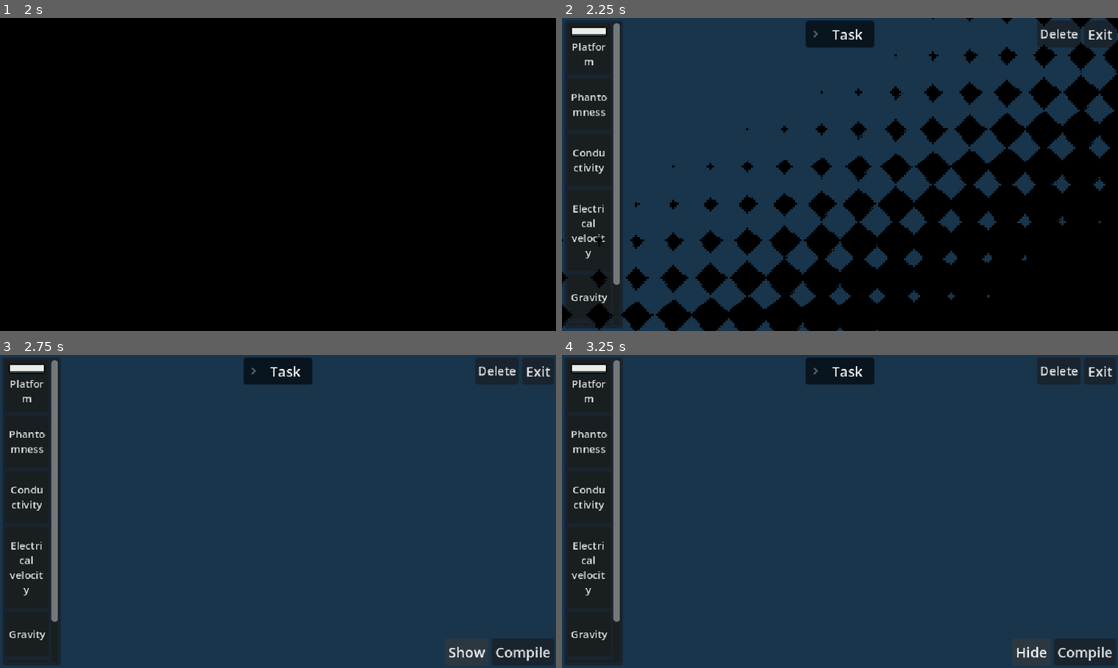
Above: before the commit, frames 1-4 (two rows, left to right).
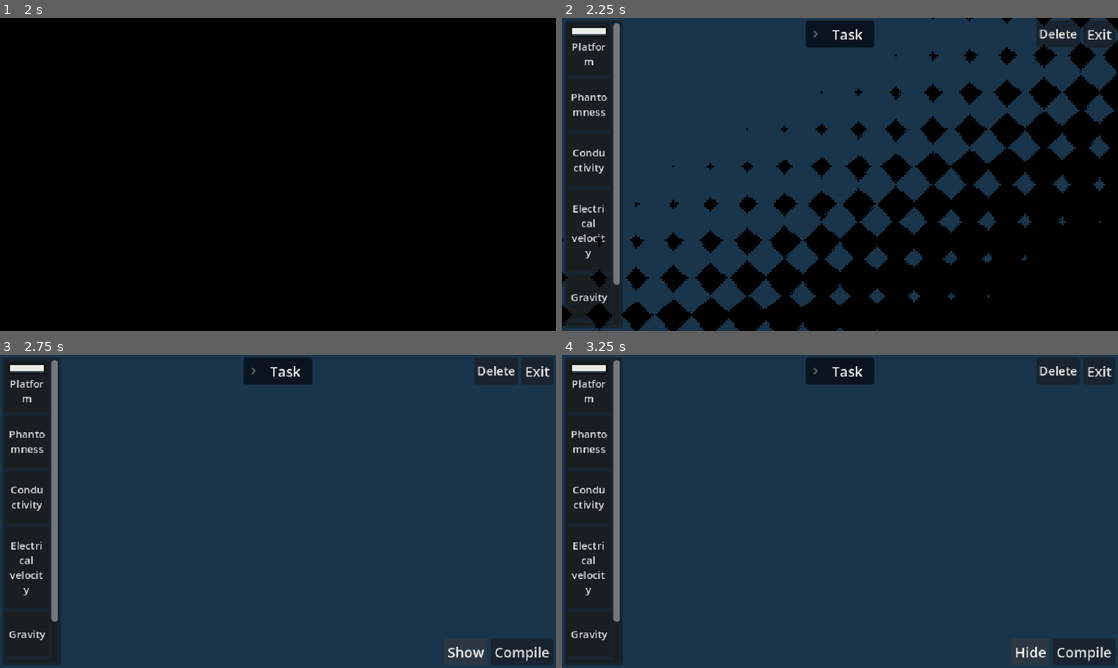
Above: after the commit, the same moments.

Repository: Chebrbober/nightmare-protocol
Game: Godot game, scene res://scenes/main_menu.tscn
Same seed, same stepped clock (60 frames per second), same inputs: the game is played once before the commit and once after it.
Inputs:
- Up to frame 1 (2 s): click "Start" at 0.5 s; click "Start" at 1.25 s
- Up to frame 2 (2.25 s): click "Hide" at 2 s
- Up to frame 3 (2.75 s): no input
- Up to frame 4 (3.25 s): click "Show" at 2.75 s

Frame 1 is identical in both runs. In frame 2, 0.2% of the frame differs, in the area x 85-99%, y 3-10%; in frame 3, 0.5%, in the area x 80-100%, y 3-98%; in frame 4, 0.5%.

Commit message:
Implement camera system
you can zoom in/out, and move right/left/up/down.

Diff:
--- a/project.godot
+++ b/project.godot
@@ -34,6 +34,45 @@
 
 common/snap_controls_to_pixels=false
 
+[input]
+
+zoom_in={
+"deadzone": 0.2,
+"events": [Object(InputEventMouseButton,"resource_local_to_scene":false,"resource_name":"","device":-1,"window_id":0,"alt_pressed":false,"shift_pressed":false,"ctrl_pressed":false,"meta_pressed":false,"button_mask":0,"position":Vector2(0, 0),"global_position":Vector2(0, 0),"factor":1.0,"button_index":4,"canceled":false,"pressed":false,"double_click":false,"script":null)
+, Object(InputEventKey,"resource_local_to_scene":false,"resource_name":"","device":-1,"window_id":0,"alt_pressed":false,"shift_pressed":false,"ctrl_pressed":true,"meta_pressed":false,"pressed":false,"keycode":0,"physical_keycode":61,"key_label":0,"unicode":61,"location":0,"echo":false,"script":null)
+]
+}
+zoom_out={
+"deadzone": 0.2,
+"events": [Object(InputEventMouseButton,"resource_local_to_scene":false,"resource_name":"","device":-1,"window_id":0,"alt_pressed":false,"shift_pressed":false,"ctrl_pressed":false,"meta_pressed":false,"button_mask":0,"position":Vector2(0, 0),"global_position":Vector2(0, 0),"factor":1.0,"button_index":5,"canceled":false,"pressed":false,"double_click":false,"script":null)
+, Object(InputEventKey,"resource_local_to_scene":false,"resource_name":"","device":-1,"window_id":0,"alt_pressed":false,"shift_pressed":false,"ctrl_pressed":true,"meta_pressed":false,"pressed":false,"keycode":0,"physical_keycode":45,"key_label":0,"unicode":45,"location":0,"echo":false,"script":null)
+]
+}
+move_left={
+"deadzone": 0.2,
+"events": [Object(InputEventMouseButton,"resource_local_to_scene":false,"resource_name":"","device":-1,"window_id":0,"alt_pressed":false,"shift_pressed":false,"ctrl_pressed":false,"meta_pressed":false,"button_mask":0,"position":Vector2(0, 0),"global_position":Vector2(0, 0),"factor":1.0,"button_index":6,"canceled":false,"pressed":false,"double_click":false,"script":null)
+, Object(InputEventKey,"resource_local_to_scene":false,"resource_name":"","device":-1,"window_id":0,"alt_pressed":false,"shift_pressed":false,"ctrl_pressed":false,"meta_pressed":false,"pressed":false,"keycode":0,"physical_keycode":65,"key_label":0,"unicode":97,"location":0,"echo":false,"script":null)
+]
+}
+move_right={
+"deadzone": 0.2,
+"events": [Object(InputEventMouseButton,"resource_local_to_scene":false,"resource_name":"","device":-1,"window_id":0,"alt_pressed":false,"shift_pressed":false,"ctrl_pressed":false,"meta_pressed":false,"button_mask":0,"position":Vector2(0, 0),"global_position":Vector2(0, 0),"factor":1.0,"button_index":7,"canceled":false,"pressed":false,"double_click":false,"script":null)
+, Object(InputEventKey,"resource_local_to_scene":false,"resource_name":"","device":-1,"window_id":0,"alt_pressed":false,"shift_pressed":false,"ctrl_pressed":false,"meta_pressed":false,"pressed":false,"keycode":0,"physical_keycode":68,"key_label":0,"unicode":100,"location":0,"echo":false,"script":null)
+]
+}
+move_up={
+"deadzone": 0.2,
+"events": [Object(InputEventMouseButton,"resource_local_to_scene":false,"resource_name":"","device":-1,"window_id":0,"alt_pressed":false,"shift_pressed":false,"ctrl_pressed":true,"meta_pressed":false,"button_mask":0,"position":Vector2(0, 0),"global_position":Vector2(0, 0),"factor":1.0,"button_index":4,"canceled":false,"pressed":false,"double_click":false,"script":null)
+, Object(InputEventKey,"resource_local_to_scene":false,"resource_name":"","device":-1,"window_id":0,"alt_pressed":false,"shift_pressed":false,"ctrl_pressed":false,"meta_pressed":false,"pressed":false,"keycode":0,"physical_keycode":87,"key_label":0,"unicode":119,"location":0,"echo":false,"script":null)
+]
+}
+move_down={
+"deadzone": 0.2,
+"events": [Object(InputEventMouseButton,"resource_local_to_scene":false,"resource_name":"","device":-1,"window_id":0,"alt_pressed":false,"shift_pressed":false,"ctrl_pressed":true,"meta_pressed":false,"button_mask":0,"position":Vector2(0, 0),"global_position":Vector2(0, 0),"factor":1.0,"button_index":5,"canceled":false,"pressed":false,"double_click":false,"script":null)
+, Object(InputEventKey,"resource_local_to_scene":false,"resource_name":"","device":-1,"window_id":0,"alt_pressed":false,"shift_pressed":false,"ctrl_pressed":false,"meta_pressed":false,"pressed":false,"keycode":0,"physical_keycode":83,"key_label":0,"unicode":115,"location":0,"echo":false,"script":null)
+]
+}
+
 [physics]
 
 3d/physics_engine="Jolt Physics"
--- a/scenes/game.tscn
+++ b/scenes/game.tscn
@@ -5,6 +5,7 @@
 [ext_resource type="ButtonGroup" uid="uid://beto6fx5kvc4n" path="res://resources/spawn_button_group.tres" id="2_lnu2h"]
 [ext_resource type="Script" uid="uid://dmwuurve8dpma" path="res://scripts/attribute_button.gd" id="2_yqjtg"]
 [ext_resource type="PackedScene" uid="uid://q0aycjrein5m" path="res://scenes/task.tscn" id="5_iywne"]
+[ext_resource type="Script" uid="uid://bd31llka5ay6u" path="res://scripts/camera_2d.gd" id="6_p57ef"]
 
 [sub_resource type="CanvasTexture" id="CanvasTexture_8cj0n"]
 
@@ -25,28 +26,27 @@
 mouse_filter = 1
 script = ExtResource("1_uwrxv")
 
-[node name="TextureRect" type="TextureRect" parent="." unique_id=1469479735]
+[node name="BackgroundLayer" type="CanvasLayer" parent="." unique_id=748200610]
+layer = -1
+
+[node name="TextureRect" type="TextureRect" parent="BackgroundLayer" unique_id=1469479735]
 modulate = Color(0.09415329, 0.20891497, 0.2986514, 1)
-layout_mode = 1
 anchors_preset = 15
 anchor_right = 1.0
 anchor_bottom = 1.0
+offset_left = -444.0
+offset_top = -333.0
+offset_right = 457.0
+offset_bottom = 361.0
 grow_horizontal = 2
 grow_vertical = 2
+mouse_filter = 2
 texture = SubResource("CanvasTexture_8cj0n")
 
-[node name="SpawnArea" type="Area2D" parent="." unique_id=1208177727]
-disable_mode = 1
-collision_layer = 2
-collision_mask = 0
+[node name="UILayer" type="CanvasLayer" parent="." unique_id=748200611]
+layer = 2
 
-[node name="CollisionShape2D" type="CollisionShape2D" parent="SpawnArea" unique_id=865046939]
-position = Vector2(321, 180)
-shape = SubResource("RectangleShape2D_lnu2h")
-
-[node name="MarginContainer" type="MarginContainer" parent="." unique_id=374527495]
-z_index = 3
-layout_mode = 1
+[node name="MarginContainer" type="MarginContainer" parent="UILayer" unique_id=374527495]
 anchors_preset = 15
 anchor_right = 1.0
 anchor_bottom = 1.0
@@ -57,16 +57,16 @@
 theme_override_constants/margin_right = 3
 theme_override_constants/margin_bottom = 3
 
-[node name="HBoxContainer" type="HBoxContainer" parent="MarginContainer" unique_id=372727147]
+[node name="HBoxContainer" type="HBoxContainer" parent="UILayer/MarginContainer" unique_id=372727147]
 layout_mode = 2
 size_flags_horizontal = 8
 size_flags_vertical = 0
 
-[node name="Panel" type="Panel" parent="MarginContainer/HBoxContainer" unique_id=1529659618]
+[node name="Panel" type="Panel" parent="UILayer/MarginContainer/HBoxContainer" unique_id=1529659618]
 custom_minimum_size = Vector2(50, 0)
 layout_mode = 2
 
-[node name="Delete" type="MenuButton" parent="MarginContainer/HBoxContainer/Panel" unique_id=566725087]
+[node name="Delete" type="MenuButton" parent="UILayer/MarginContainer/HBoxContainer/Panel" unique_id=566725087]
 layout_mode = 1
 anchors_preset = 15
 anchor_right = 1.0
@@ -79,53 +79,53 @@
 switch_on_hover = true
 script = ExtResource("2_iywne")
 
-[node name="Exit" type="Button" parent="MarginContainer/HBoxContainer" unique_id=1011461480]
+[node name="Exit" type="Button" parent="UILayer/MarginContainer/HBoxContainer" unique_id=1011461480]
 layout_mode = 2
 size_flags_horizontal = 8
 size_flags_vertical = 0
 text = "Exit"
 
-[node name="HBoxContainer2" type="HBoxContainer" parent="MarginContainer" unique_id=449917444]
+[node name="HBoxContainer2" type="HBoxContainer" parent="UILayer/MarginContainer" unique_id=449917444]
 layout_mode = 2
 size_flags_horizontal = 8
 size_flags_vertical = 8
 
-[node name="Hide" type="Button" parent="MarginContainer/HBoxContainer2" unique_id=412296332]
+[node name="Hide" type="Button" parent="UILayer/MarginContainer/HBoxContainer2" unique_id=412296332]
 unique_name_in_owner = true
 layout_mode = 2
 size_flags_horizontal = 4
 text = "Hide"
 
-[node name="Compile" type="Button" parent="MarginContainer/HBoxContainer2" unique_id=933902950]
+[node name="Compile" type="Button" parent="UILayer/MarginContainer/HBoxContainer2" unique_id=933902950]
 layout_mode = 2
 size_flags_horizontal = 8
 size_flags_vertical = 8
 text = "Compile"
 
-[node name="Task" parent="MarginContainer" unique_id=554647325 instance=ExtResource("5_iywne")]
+[node name="Task" parent="UILayer/MarginContainer" unique_id=554647325 instance=ExtResource("5_iywne")]
 layout_mode = 2
 
-[node name="PanelContainer" type="PanelContainer" parent="MarginContainer" unique_id=835842327]
+[node name="PanelContainer" type="PanelContainer" parent="UILayer/MarginContainer" unique_id=835842327]
 layout_mode = 2
 size_flags_horizontal = 0
 
-[node name="MarginContainer" type="MarginContainer" parent="MarginContainer/PanelContainer" unique_id=145783380]
+[node name="MarginContainer" type="MarginContainer" parent="UILayer/MarginContainer/PanelContainer" unique_id=145783380]
 layout_mode = 2
 theme_override_constants/margin_left = 3
 theme_override_constants/margin_top = 3
 theme_override_constants/margin_right = 3
 theme_override_constants/margin_bottom = 3
 
-[node name="ScrollContainer" type="ScrollContainer" parent="MarginContainer/PanelContainer/MarginContainer" unique_id=1772081889]
+[node name="ScrollContainer" type="ScrollContainer" parent="UILayer/MarginContainer/PanelContainer/MarginContainer" unique_id=1772081889]
 layout_mode = 2
 theme_override_constants/scrollbar_h_separation = 3
 horizontal_scroll_mode = 0
 
-[node name="VBoxContainer" type="VBoxContainer" parent="MarginContainer/PanelContainer/MarginContainer/ScrollContainer" unique_id=589038486]
+[node name="VBoxContainer" type="VBoxContainer" parent="UILayer/MarginContainer/PanelContainer/MarginContainer/ScrollContainer" unique_id=589038486]
 layout_mode = 2
 theme_override_constants/separation = 5
 
-[node name="AttributeButton" type="Button" parent="MarginContainer/PanelContainer/MarginContainer/ScrollContainer/VBoxContainer" unique_id=61823767]
+[node name="AttributeButton" type="Button" parent="UILayer/MarginContainer/PanelContainer/MarginContainer/ScrollContainer/VBoxContainer" unique_id=61823767]
 unique_name_in_owner = true
 layout_mode = 2
 theme_override_font_sizes/font_size = 8
@@ -137,6 +137,24 @@
 script = ExtResource("2_yqjtg")
 metadata/_custom_type_script = "uid://dmwuurve8dpma"
 
+[node name="SpawnArea" type="Area2D" parent="UILayer" unique_id=1208177727]
+disable_mode = 1
+collision_layer = 2
+collision_mask = 0
+
+[node name="CollisionShape2D" type="CollisionShape2D" parent="UILayer/SpawnArea" unique_id=865046939]
+position = Vector2(321, 180)
+shape = SubResource("RectangleShape2D_lnu2h")
+
+[node name="Camera2D" type="Camera2D" parent="." unique_id=116150312]
+position = Vector2(320, 180)
+position_smoothing_enabled = true
+script = ExtResource("6_p57ef")
+
+[node name="PropertiesContainer" type="Node2D" parent="." unique_id=833202965]
+
+[node name="ObjectsContainer" type="Node2D" parent="." unique_id=303040444]
+
 [node name="StaticBody2D" type="StaticBody2D" parent="." unique_id=1657395331]
 position = Vector2(330, 290)
 collision_mask = 2
@@ -144,11 +162,7 @@
 [node name="CollisionShape2D" type="CollisionShape2D" parent="StaticBody2D" unique_id=1675221592]
 shape = SubResource("WorldBoundaryShape2D_lbhrr")
 
-[node name="PropertiesContainer" type="Node2D" parent="." unique_id=833202965]
-
-[node name="ObjectsContainer" type="Node2D" parent="." unique_id=303040444]
-
-[connection signal="input_event" from="SpawnArea" to="." method="_on_spawn_area_input_event"]
-[connection signal="pressed" from="MarginContainer/HBoxContainer/Exit" to="." method="_on_exit_pressed"]
-[connection signal="pressed" from="MarginContainer/HBoxContainer2/Hide" to="." method="_on_hide_pressed"]
-[connection signal="pressed" from="MarginContainer/HBoxContainer2/Compile" to="." method="_on_compile_pressed"]
+[connection signal="pressed" from="UILayer/MarginContainer/HBoxContainer/Exit" to="." method="_on_exit_pressed"]
+[connection signal="pressed" from="UILayer/MarginContainer/HBoxContainer2/Hide" to="." method="_on_hide_pressed"]
+[connection signal="pressed" from="UILayer/MarginContainer/HBoxContainer2/Compile" to="." method="_on_compile_pressed"]
+[connection signal="input_event" from="UILayer/SpawnArea" to="." method="_on_spawn_area_input_event"]
--- /dev/null
+++ b/scripts/camera_2d.gd
@@ -0,0 +1,31 @@
+extends Camera2D
+
+@export var zoom_speed: float = 0.01
+@export var move_speed: float = 5
+@export var min_zoom: float = 0.5
+@export var max_zoom: float = 3.0
+
+func _process(delta: float) -> void:
+	if Input.is_action_pressed("move_left"):
+		position.x -= move_speed
+	if Input.is_action_pressed("move_right"):
+		position.x += move_speed
+	if Input.is_action_pressed("move_up"):
+		position.y -= move_speed
+	if Input.is_action_pressed("move_down"):
+		position.y += move_speed
+
+func _input(event: InputEvent) -> void:
+	if event is InputEventMouseButton:
+		if event.pressed:
+			if Input.is_action_just_pressed("zoom_in"):
+				zoom_camera(zoom_speed)
+				get_tree().root.set_input_as_handled()
+			elif Input.is_action_just_pressed("zoom_out"):
+				zoom_camera(-zoom_speed)
+				get_tree().root.set_input_as_handled()
+
+func zoom_camera(delta: float):
+	var new_zoom = zoom.x + delta
+	new_zoom = clamp(new_zoom, min_zoom, max_zoom)
+	zoom = Vector2(new_zoom, new_zoom)
--- a/scripts/game.gd
+++ b/scripts/game.gd
@@ -4,9 +4,9 @@
 @export_dir var path_to_property_resources = "res://resources/properties/"
 @onready var attribute_button: AttributeButton = %AttributeButton
 @onready var hide_button: Button = %Hide
-@onready var spawn_area: Area2D = $SpawnArea
-@onready var collision_shape: CollisionShape2D = $SpawnArea/CollisionShape2D
-@onready var task_node: Control = $MarginContainer/Task
+@onready var spawn_area: Area2D = $UILayer/SpawnArea
+@onready var collision_shape: CollisionShape2D = $UILayer/SpawnArea/CollisionShape2D
+@onready var task_node: Control = $UILayer/MarginContainer/Task
 @onready var objects_container: Node2D = $ObjectsContainer
 @onready var properties_container: Node2D = $PropertiesContainer
 
@@ -50,7 +50,7 @@
 					attribute_button_instance.button_group = attribute_button.button_group
 					attribute_button_instance.visible = true
 					(
-						$MarginContainer/PanelContainer/MarginContainer/ScrollContainer/VBoxContainer
+						$UILayer/MarginContainer/PanelContainer/MarginContainer/ScrollContainer/VBoxContainer
 						. add_child(attribute_button_instance)
 					)
 					attribute_button_instance.connect(
@@ -79,7 +79,7 @@
 					attribute_button_instance.text = property_data.name
 					attribute_button_instance.visible = true
 					(
-						$MarginContainer/PanelContainer/MarginContainer/ScrollContainer/VBoxContainer
+						$UILayer/MarginContainer/PanelContainer/MarginContainer/ScrollContainer/VBoxContainer
 						. add_child(attribute_button_instance)
 					)
 					attribute_button_instance.connect(
@@ -89,7 +89,7 @@
 
 			file_name = property_res_dir.get_next()
 
-	$MarginContainer/PanelContainer/MarginContainer/ScrollContainer/VBoxContainer/AttributeButton.visible = false
+	$UILayer/MarginContainer/PanelContainer/MarginContainer/ScrollContainer/VBoxContainer/AttributeButton.visible = false
 
 	task_generator = TaskGenerator.new()
 	add_child(task_generator)
@@ -111,7 +111,7 @@
 
 func _on_compile_pressed() -> void:
 	print("Compile button pressed")
-	get_node("PropertiesContainer").hide()
+	get_node("UILayer/MarginContainer/PanelContainer/MarginContainer/ScrollContainer/VBoxContainer/PropertiesContainer").hide()
 
 	for obj in connection_manager.connections.keys():
 		if not is_instance_valid(obj):
Not shown, added: scripts/camera_2d.gd.uid
